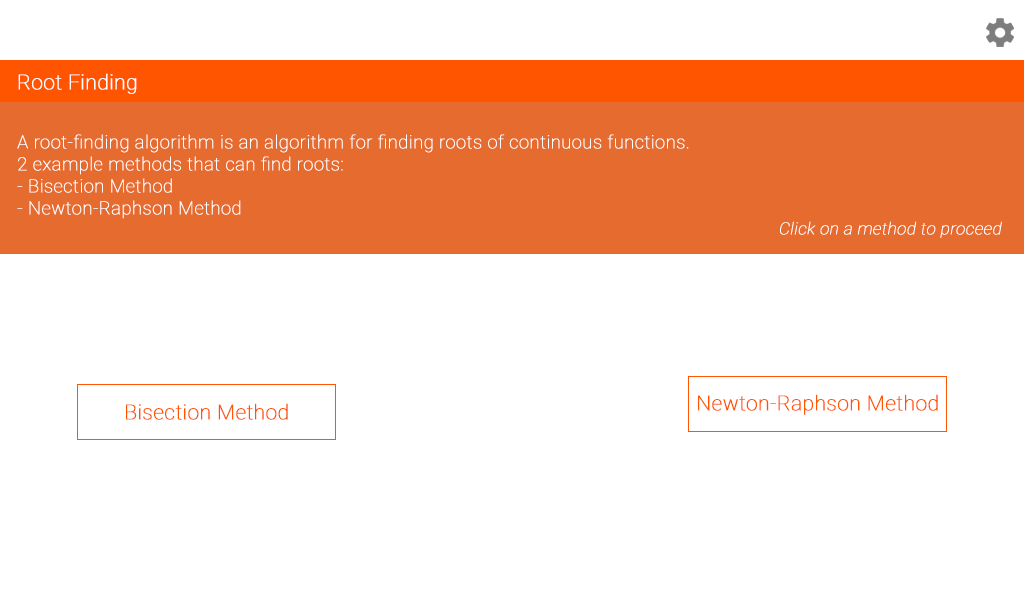
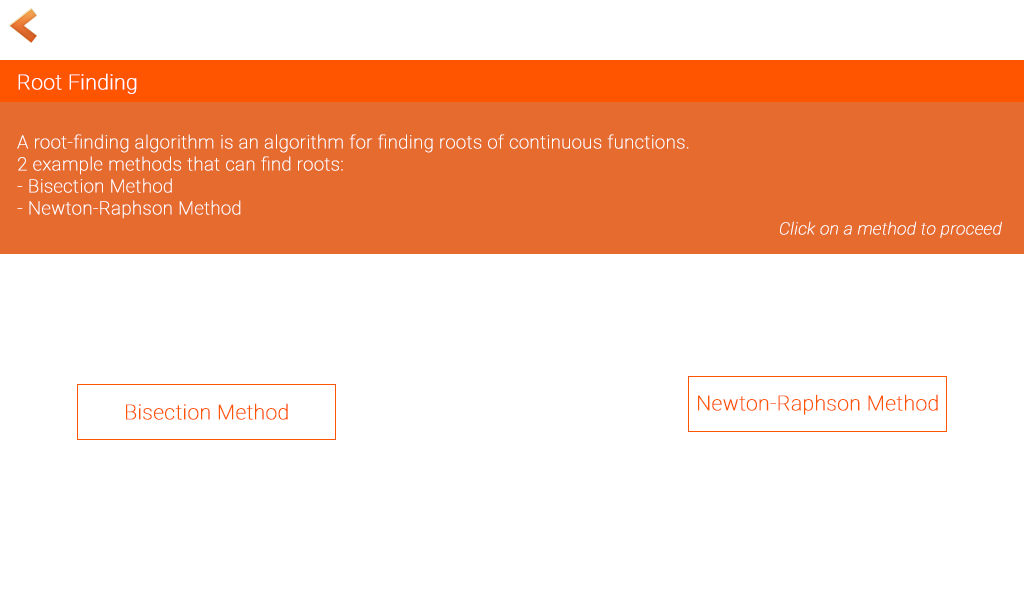
Comparing the layer stacks of the two 1024×600 images. Changes:
added layer "back" above "Group 2" over [9, 8, 37, 43]
removed layer "Settings Icon" over [986, 18, 1014, 47]
